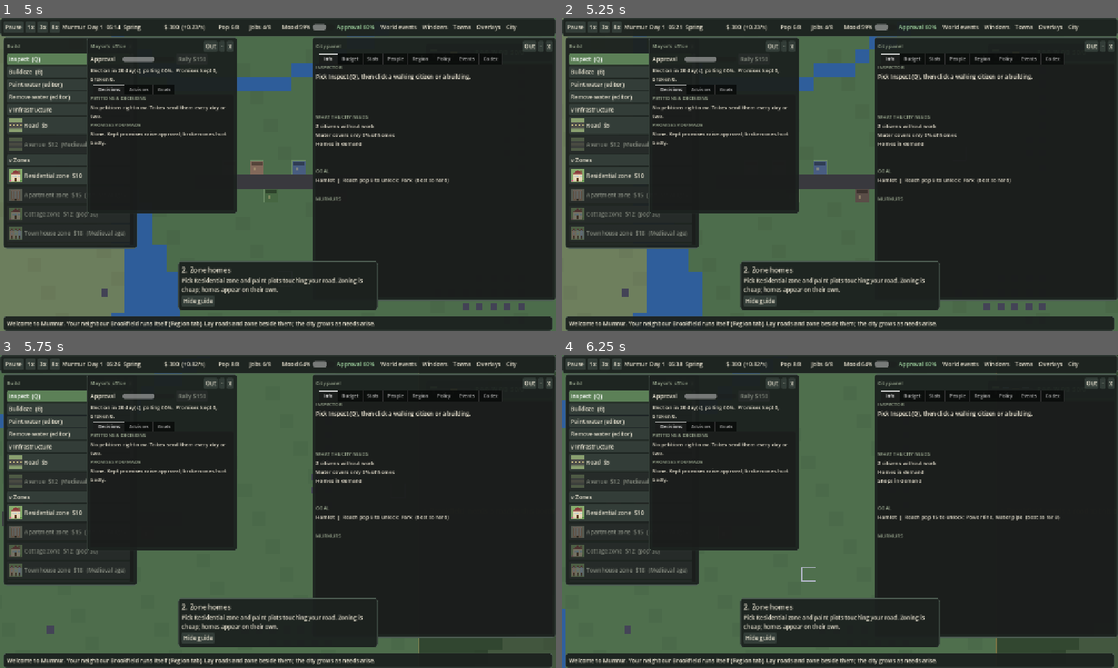
Above: before the commit, frames 1-4 (two rows, left to right).
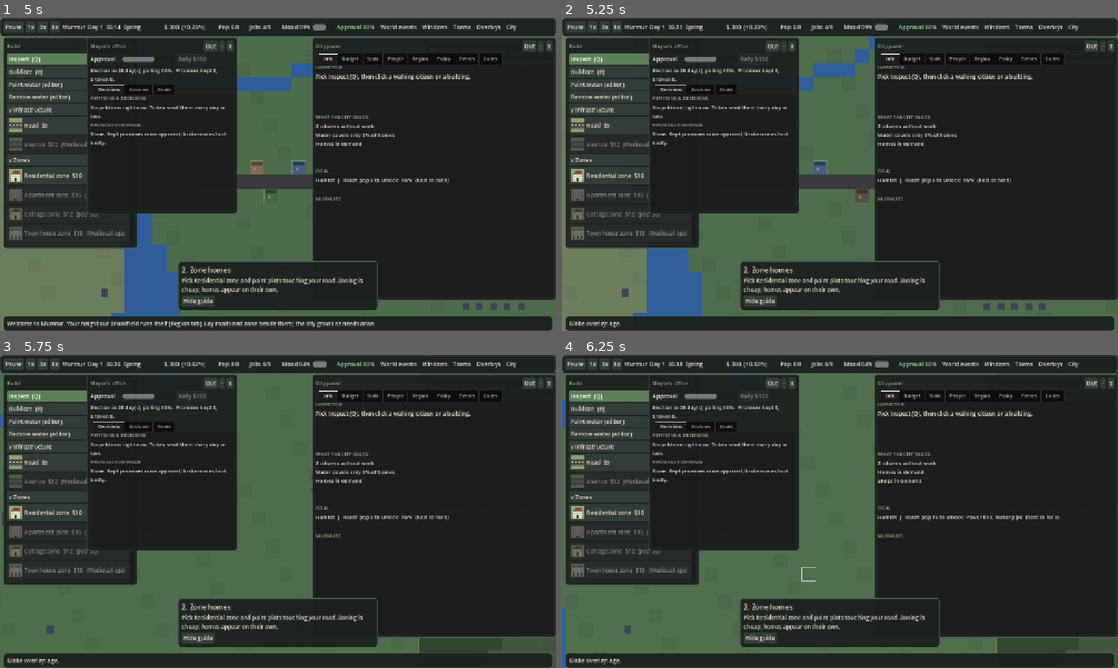
Above: after the commit, the same moments.

Repository: krugerhomeassistant/murmur
Game: Godot game, scene res://scenes/main.tscn
The game is run twice, just before and just after one commit, with the same random seed, the same clock (stepped at 60 frames per second) and the same inputs.
Inputs (mouse positions are in pixels of both pictures, inside the frame that each line leads up to):
- Up to frame 1 (5 s): click (322, 180) at 0.52 s; type "12" at 0.6 s; click "Normal ($300)" at 1.25 s; click "Normal ($300)" at 2 s; click "Show the new-player guide" at 2.75 s; click "Show the new-player guide" at 3.5 s; click "Start new game" at 4.25 s
- Up to frame 2 (5.25 s): tap A at 5 s; move the mouse to (962, 158) at 5.02 s; hold D from 5.03 s (still down); tap O at 5.1 s; click (962, 158) at 5.17 s
- Up to frame 3 (5.75 s): keep holding D; tap Space at 5.27, 5.57 s
- Up to frame 4 (6.25 s): release D at 5.75 s; tap A at 5.75 s; drag from (728, 527) to (812, 574) at 5.77 s

Frame 1 is identical in both runs. In frame 2, 0.7% of the frame differs, in the area x 1-68%, y 96-99%; in frame 3, 0.7%; in frame 4, 0.7%.

Commit message:
Cycle a colour ring on the globe view with the O key

Diff:
--- a/client/scripts/main.gd
+++ b/client/scripts/main.gd
@@ -632,6 +632,9 @@
 				if spectating():
 					follow_t = 0.0
 					switch_town((towns.find(city) + 1) % towns.size())
+			KEY_O:  # globe view: cycle the colour ring (side, age, population, wealth, military)
+				globe_ov = (globe_ov + 1) % Globe.OVERLAYS.size()
+				headline = "Globe overlay: %s." % Globe.OVERLAYS[globe_ov]
 			KEY_F:
 				follow = not follow
 				headline = "Auto-follow %s." % ("on" if follow else "off")
@@ -1021,6 +1024,7 @@
 		if int(city.gate[k]) > 0:
 			ci.draw_circle(mids[k] * TILE, 6.0, Color("f2cf4a"))
 
+var globe_ov := 0  # index into Globe.OVERLAYS
 const GLOBE_ZOOM := 0.06  # below this the towns are discs on the coarse map (docs/SANDBOX_DESIGN.md G4)
 const GLOBE_COL := {"you": Color("f2cf4a"), "ally": Color("5fbf6a"), "war": Color("d9534f"), "vassal": Color("9b6fd1"), "pact": Color("4fa3d9"), "embargo": Color("d98a3d"), "none": Color("c9c9c9")}
 
@@ -1029,7 +1033,8 @@
 func _draw_globe() -> void:
 	var mp := get_global_mouse_position()
 	var hov := ""
-	var ms := Globe.markers(towns, city, "side")
+	var ov: String = Globe.OVERLAYS[globe_ov]
+	var ms := Globe.markers(towns, city, ov)
 	for m in ms:  # links first, so the discs sit on top: red = war, green = joined by road, grey = neighbours without a road
 		for d in m.t.partners:
 			if towns.find(d) > towns.find(m.t):  # each pair once
@@ -1041,6 +1046,8 @@
 		var r: float = m.r * TILE
 		draw_circle(p, r, GLOBE_COL[m.side])
 		draw_arc(p, r, 0.0, TAU, 24, Color(0, 0, 0, 0.7), 2.0 / cam.zoom.x)
+		if ov != "side":  # ring from cool (low) to hot (high)
+			draw_arc(p, r * 1.25, 0.0, TAU, 24, Color("4fa3d9").lerp(Color("d9382a"), m.v), 6.0 / cam.zoom.x)
 		if mp.distance_to(p) <= maxf(r, 8.0 / cam.zoom.x):
 			hov = "%s  %s  pop %d" % [m.name, Ages.name_of(m.t.age), m.t.pop]
 	if hov != "":
Not shown, changed: CHANGELOG.md
Not shown, changed: README.md
Not shown, changed: docs/SANDBOX_DESIGN.md
